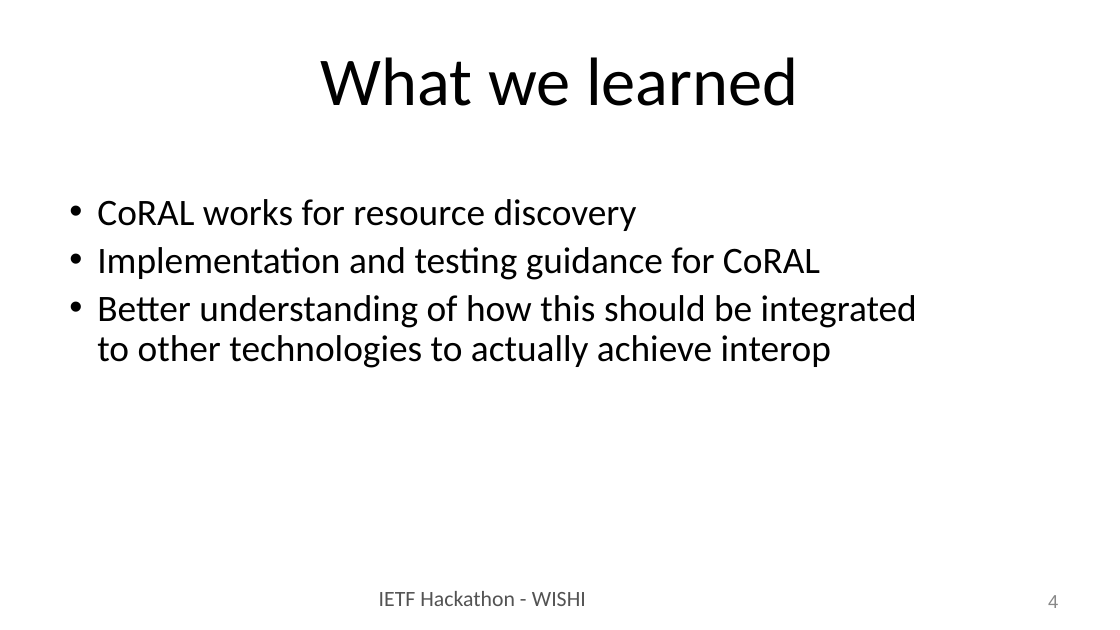
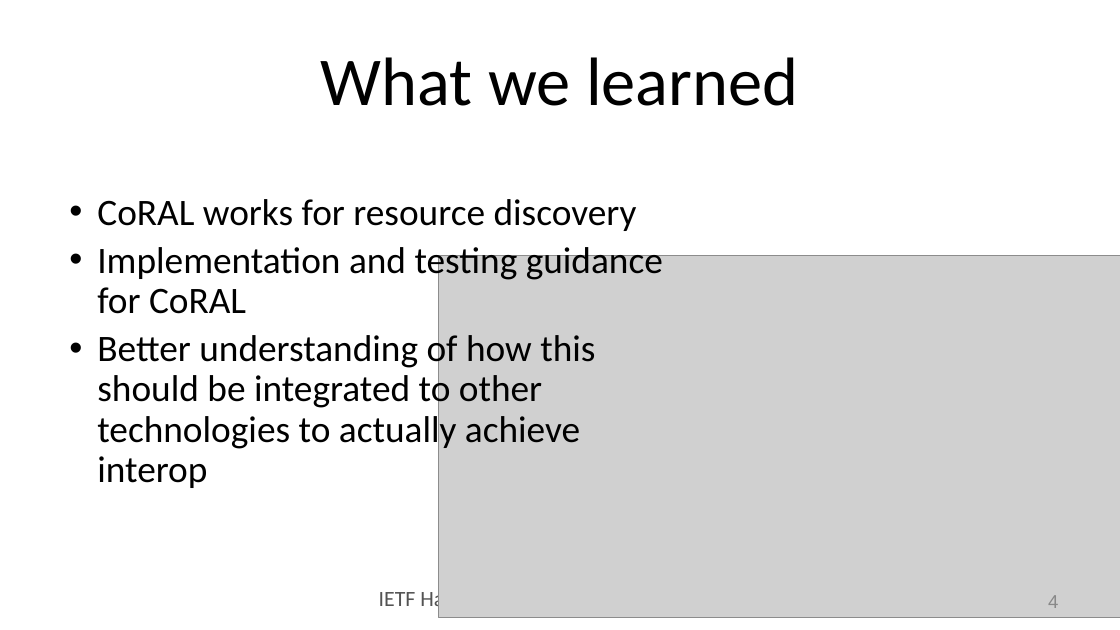
Before and after one commit to IETF-Hackathon/ietf104-project-presentations, a slide deck: slide 4 of wishi-hackathon-ietf104.pptx. Drawn at 1120x630 pixels with LibreOffice and Linux fonts; fonts in the diff are those of the drawing; grey boxes stand for pictures. Boxes give left, top, right and bottom in pixels: in the first picture for what was removed or moved away, otherwise in the second. Text is boxed around its words. In the diff, an @@ line names an element or a change of style, - is before the commit and + after.

```diff
--- a/wishi-hackathon-ietf104.pptx
+++ b/wishi-hackathon-ietf104.pptx
@@ text "CoRAL works for resource discovery" rewrapped from box(97, 199, 917, 368) to box(97, 199, 663, 488) @@
@@ picture added at box(439, 255, 1120, 617) @@
```
Also in this commit, not shown: 2 other slides changed.
